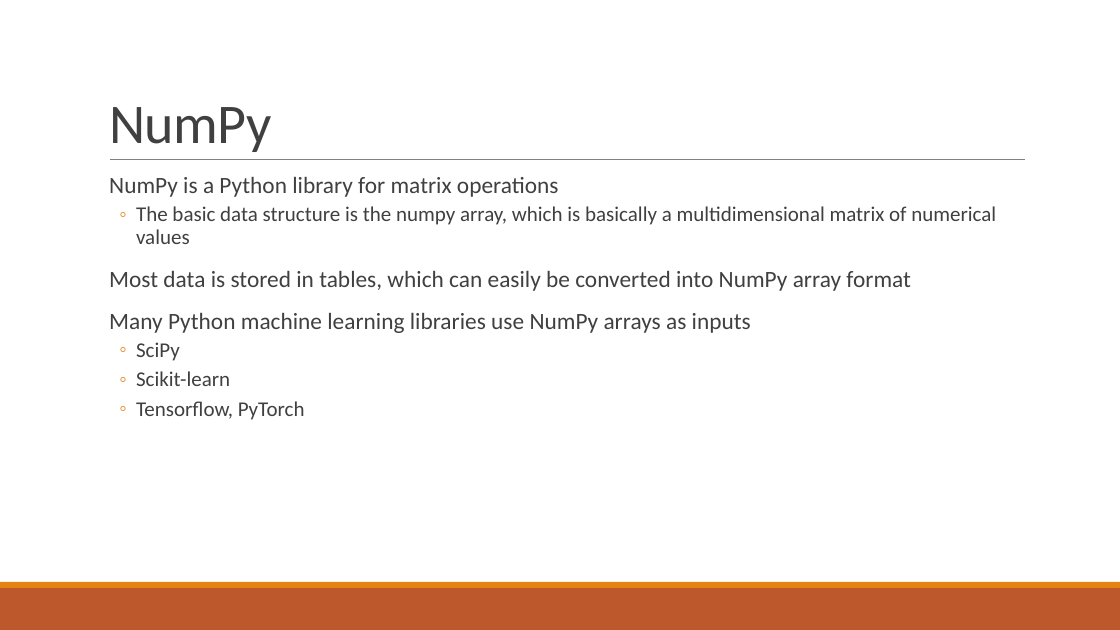
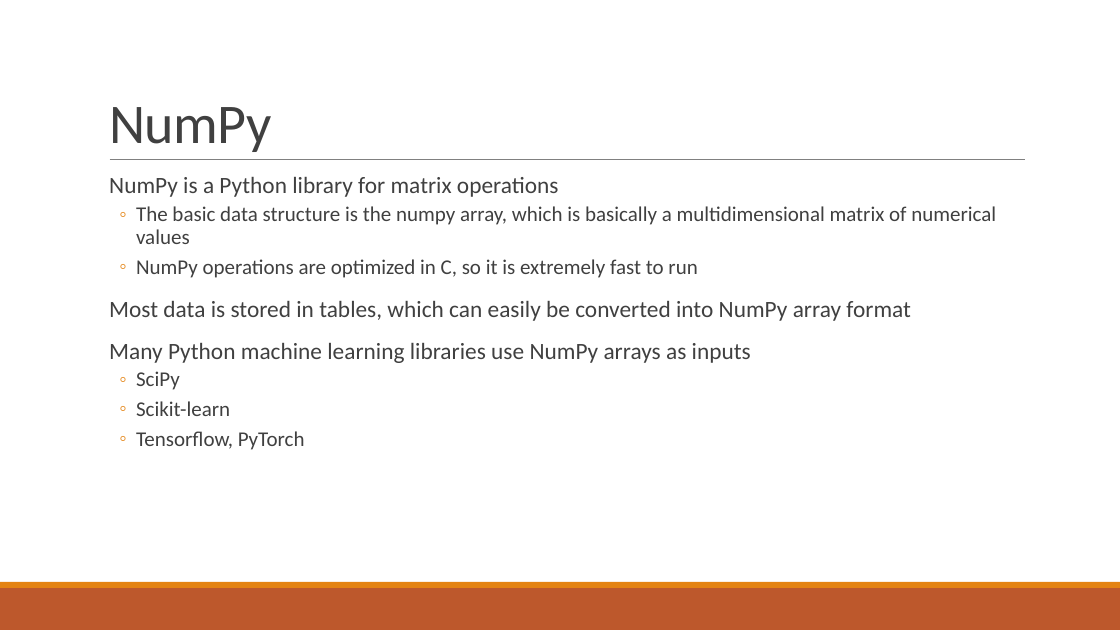
Before and after one commit to iamshang1/Projects, a slide deck: slide 6 of Misc/Python4ML/Python4ML.pptx. Drawn at 1120x630 pixels with LibreOffice and Linux fonts; fonts in the diff are those of the drawing. Boxes give left, top, right and bottom in pixels: in the first picture for what was removed or moved away, otherwise in the second. Text is boxed around its words. In the diff, an @@ line names an element or a change of style, - is before the commit and + after.

```diff
--- a/Misc/Python4ML/Python4ML.pptx
+++ b/Misc/Python4ML/Python4ML.pptx
@@ text at [136,259,697,278]: paragraph added @@
+  ◦ NumPy operations are optimized in C, so it is extremely fast to run
```
Also in this commit, not shown: 4 other slides changed.
